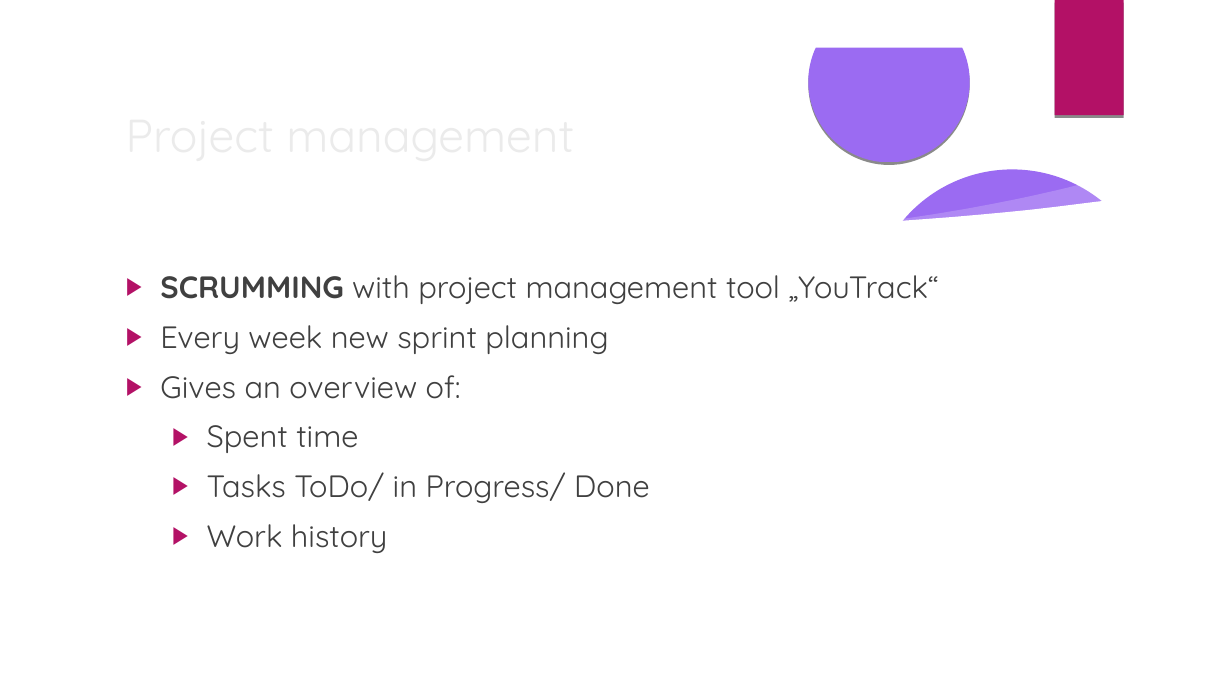
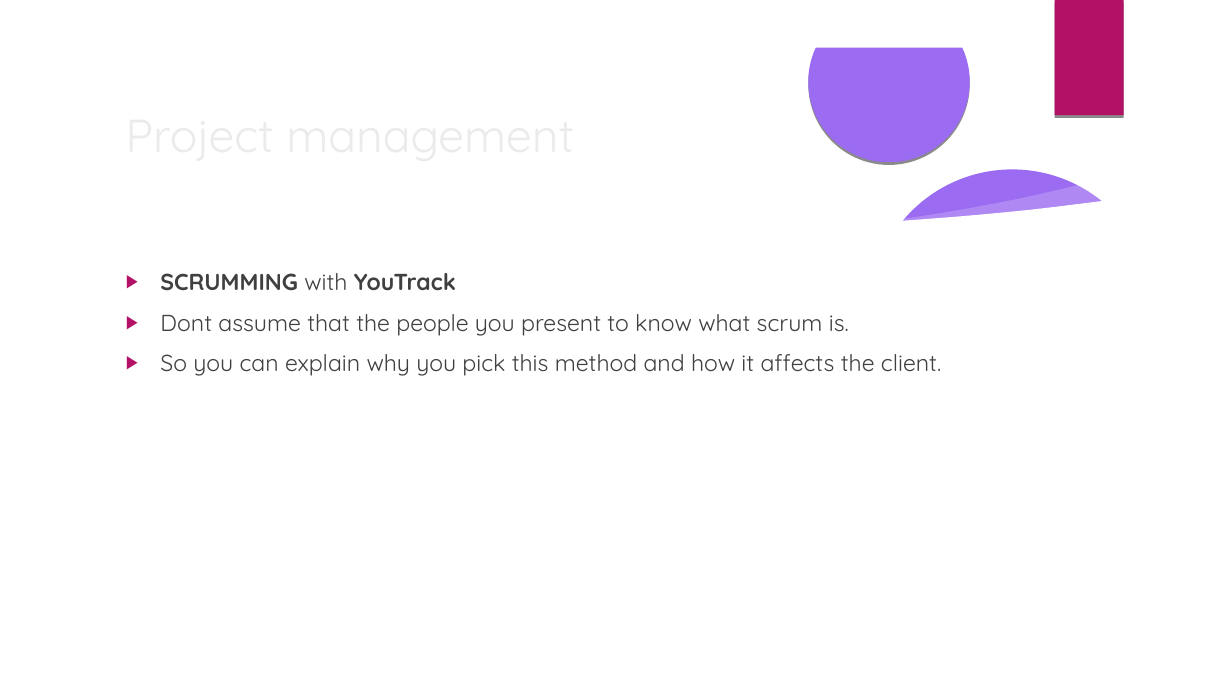
Before and after one commit to Mert-Guenduez/learnityourself, a slide deck: slide 8 of Documentation/Presentation/final_se.pptx. Drawn at 1232x693 pixels with LibreOffice and Linux fonts; fonts in the diff are those of the drawing; background and template pictures are left out. Boxes give left, top, right and bottom in pixels: in the first picture for what was removed or moved away, otherwise in the second. Text is boxed around its words. In the diff, an @@ line names an element or a change of style, - is before the commit and + after.

```diff
--- a/Documentation/Presentation/final_se.pptx
+++ b/Documentation/Presentation/final_se.pptx
@@ text at [160,273,941,376]: text changed; size 24 to 18 pt @@
-▶ SCRUMMING with project management tool „YouTrack“
-▶ Every week new sprint planning
-▶ Gives an overview of:
-  ▶ Spent time
-  ▶ Tasks ToDo/ in Progress/ Done
-  ▶ Work history
+▶ SCRUMMING with YouTrack
+▶ Dont assume that the people you present to know what scrum is.
+▶ So you can explain why you pick this method and how it affects the client.
```
Also in this commit, not shown: 6 other slides changed, 1 slide added, 2 slides removed, 1 other file.
